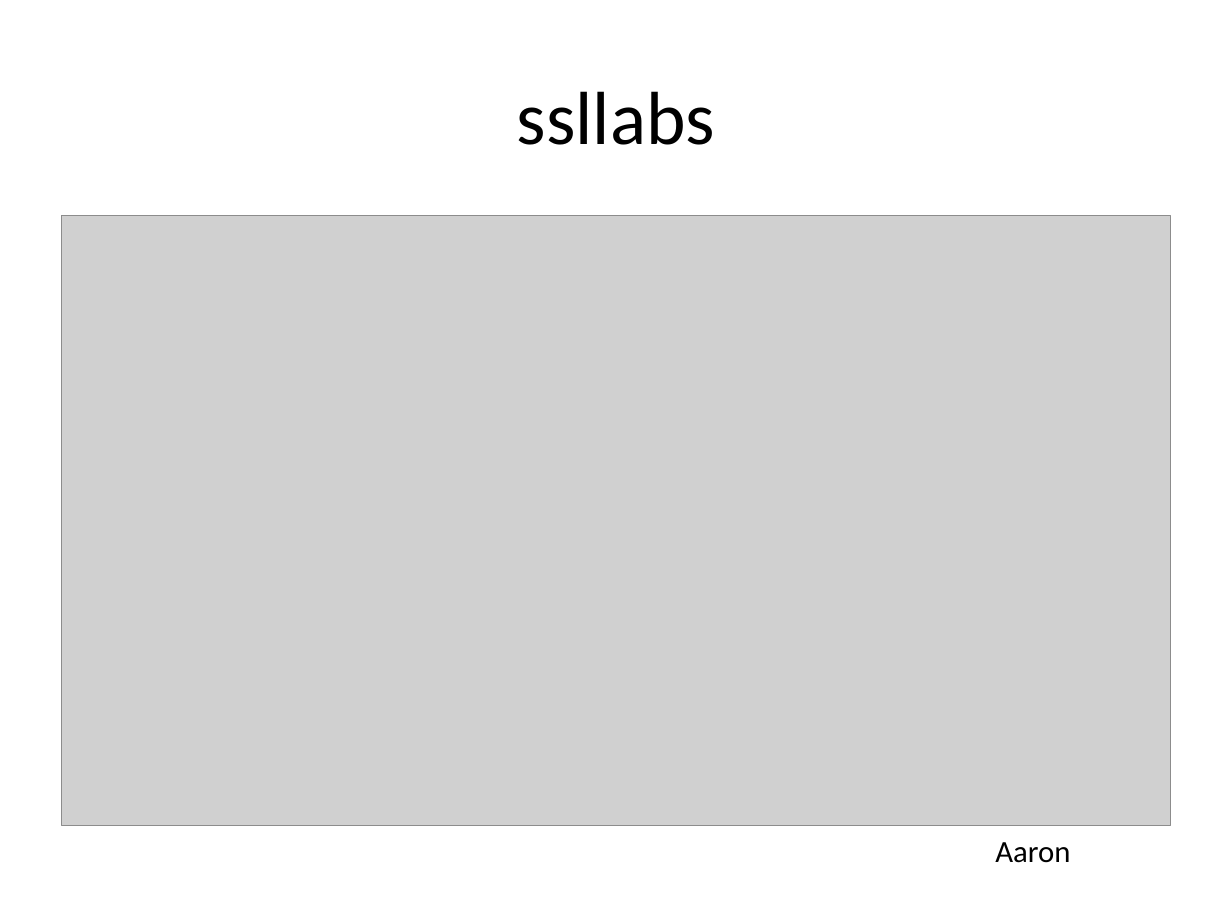
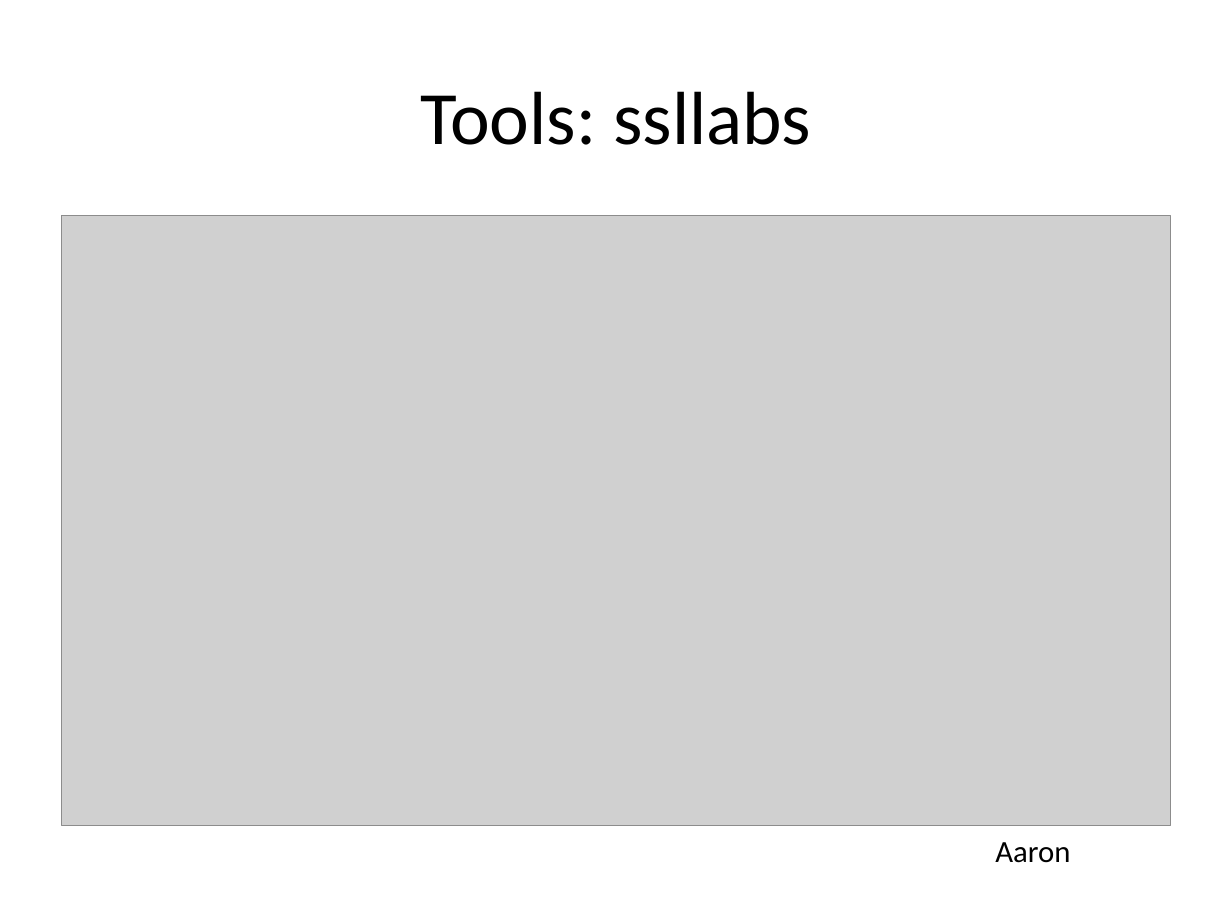
Before and after one commit to BetterCrypto/Applied-Crypto-Hardening, a slide deck: slide 35 of presentations/20131122-Deepsec-ACH project.pptx (slide 34 before the commit). Drawn at 1232x924 pixels with LibreOffice and Linux fonts; fonts in the diff are those of the drawing; grey boxes stand for pictures. Boxes give left, top, right and bottom in pixels: in the first picture for what was removed or moved away, otherwise in the second. Text is boxed around its words. In the diff, an @@ line names an element or a change of style, - is before the commit and + after.

```diff
--- a/presentations/20131122-Deepsec-ACH project.pptx
+++ b/presentations/20131122-Deepsec-ACH project.pptx
@@ title at bbox=[420, 91, 811, 145]: text changed @@
-ssllabs
+Tools: ssllabs
```
Also in this commit, not shown: 1 other slide changed, 1 slide added.
